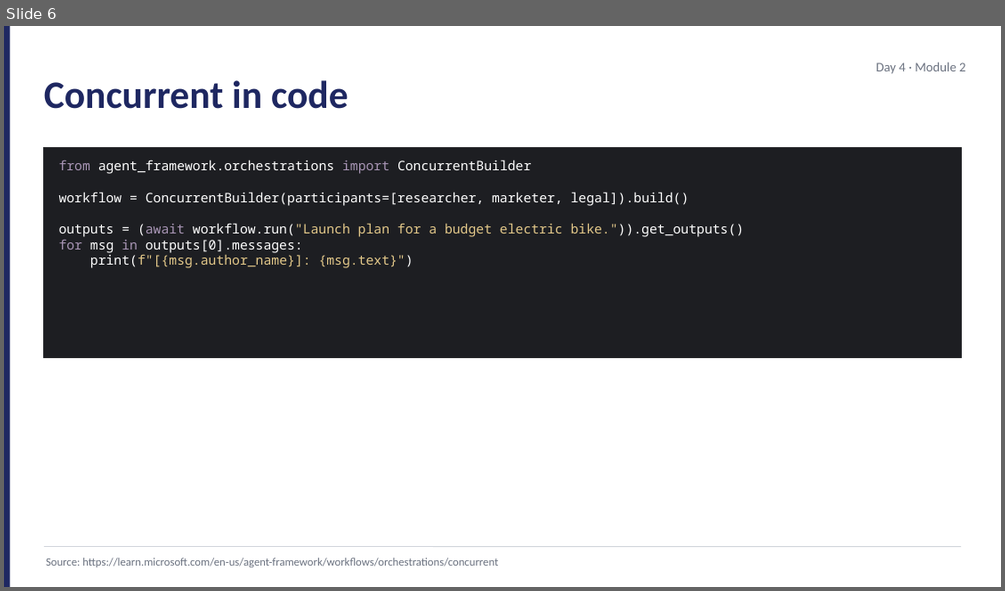
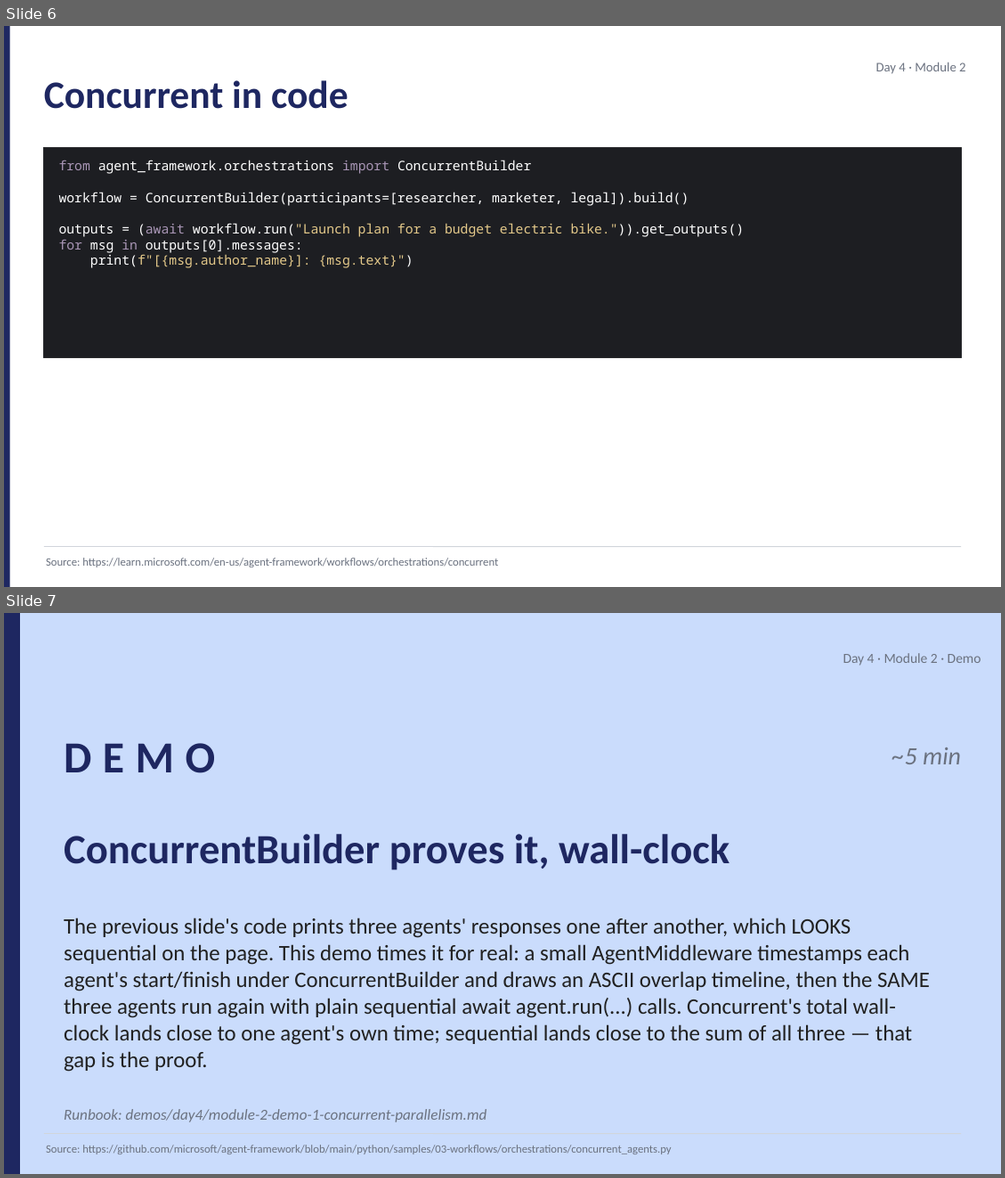
Before and after one commit to JimPiquant/Building-AI-Apps-and-Agents, a slide deck: decks/day4/module-2-orchestration-patterns.pptx. Shown one above the other, each under a label of ours: slide 6 before the commit, slides 6 and 7 after it. The pictures are 1005x591 and 1005x1178 pixels, drawn with LibreOffice and Linux fonts; fonts in the diff are those of the drawing. Boxes give left, top, right and bottom in pixels: in the first picture for what was removed or moved away, otherwise in the second. Text is boxed around its words. In the diff, an @@ line names an element or a change of style, - is before the commit and + after.

```diff
--- a/decks/day4/module-2-orchestration-patterns.pptx
+++ b/decks/day4/module-2-orchestration-patterns.pptx
@@ slide 7 added at [4, 613, 1001, 1174], background #CADCFC @@
@@ rectangle added at [4, 613, 20, 1173], fill #1E2761 @@
@@ text added at [843, 653, 981, 666], 10 pt, text #6B7280 @@
+Day 4 · Module 2 · Demo
@@ text added at [64, 743, 215, 773], 32 pt, text #1E2761, bold @@
+DEMO
@@ text added at [892, 747, 961, 764], 18 pt, text #6B7280, italic @@
+~5 min
@@ text added at [64, 834, 729, 870], 30 pt, text #1E2761, bold @@
+ConcurrentBuilder proves it, wall-clock
@@ text added at [64, 917, 930, 1071], 16 pt, text #212121 @@
+The previous slide's code prints three agents' responses one after another, which LOOKS sequential on the page. This demo times it for real: a small AgentMiddleware timestamps each agent's start/finish under ConcurrentBuilder and draws an ASCII overlap timeline, then the SAME three agents run again with plain sequential await agent.run(...) calls. Concurrent's total wall-clock lands close to one agent's own time; sequential lands close to the sum of all three — that gap is the proof.
@@ text added at [64, 1109, 487, 1122], 11 pt, text #6B7280, italic @@
+Runbook: demos/day4/module-2-demo-1-concurrent-parallelism.md
@@ line added from (44, 1134) to (961, 1134), #D1D5DB 0.5 pt @@
@@ text added at [46, 1144, 671, 1154], 8.2 pt, text #6B7280 @@
+Source: https://github.com/microsoft/agent-framework/blob/main/python/samples/03-workflows/orchestrations/concurrent_agents.py
```
Also in this commit, not shown: 12 other files.
